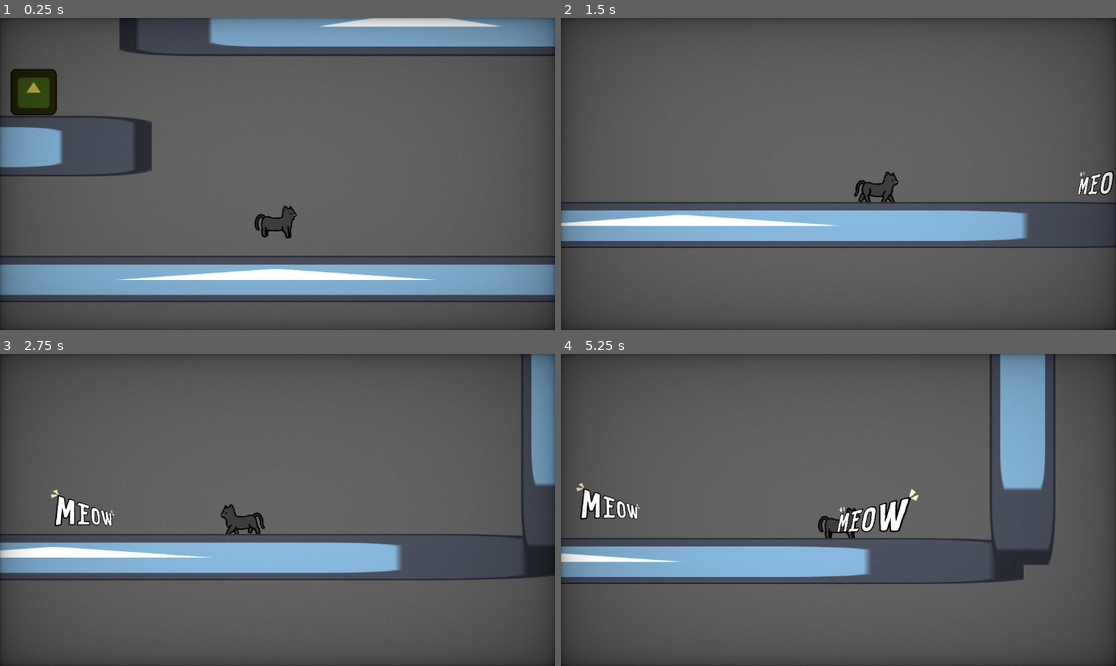
Above: before the commit, frames 1-4 (two rows, left to right).
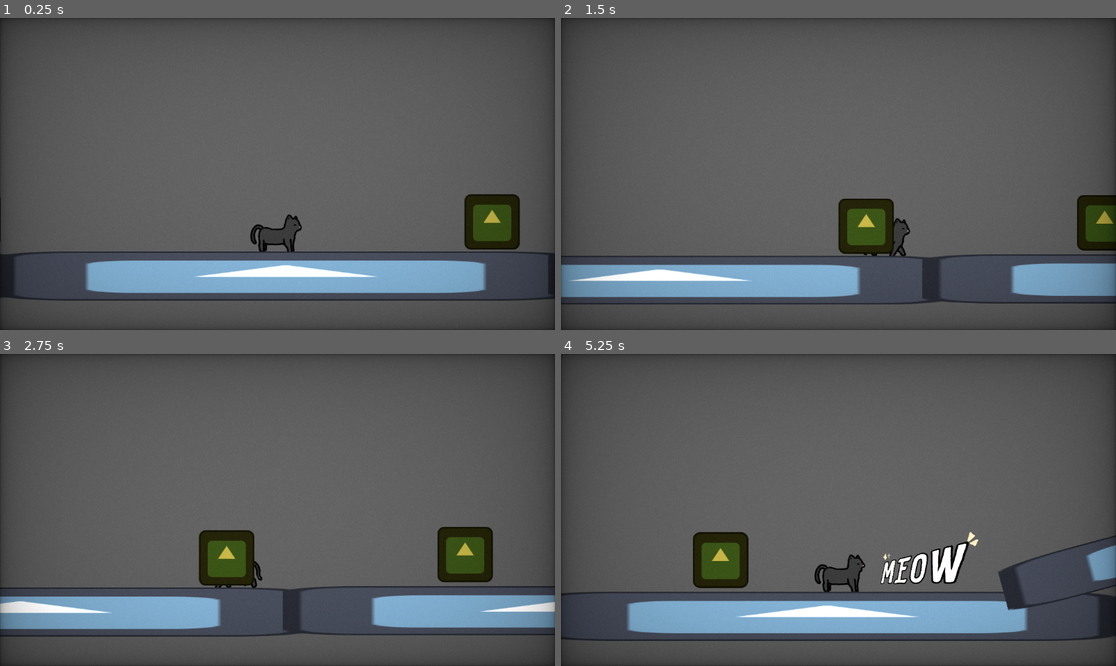
Above: after the commit, the same moments.

Repository: fuzzlea/5-Day-Game-Challenge
Game: Godot game, scene res://Scenes/Test/test.tscn
The game is run twice, just before and just after one commit, with the same random seed, the same clock (stepped at 60 frames per second) and the same inputs. The engine's default icon, where the game draws it, is replaced by a stand-in: a white triangle on a blue panel in a dark square.
Inputs:
- Up to frame 1 (0.25 s): no input
- Up to frame 2 (1.5 s): hold D (Player-MoveRight) from 0.53 s (still down); tap J (Player-Range) at 0.6 s; tap Space (Player-Jump) at 0.77 s; tap K (Player-Mele) at 1.35 s
- Up to frame 3 (2.75 s): tap Space (Player-Jump) at 1.52 s; tap J (Player-Range) at 1.55, 2.1 s; release D (Player-MoveRight) at 2.03 s; hold A (Player-MoveLeft) from 2.03 s (still down)
- Up to frame 4 (5.25 s): release A (Player-MoveLeft) at 2.78 s; hold D (Player-MoveRight) 2.78-4.28 s; tap H (Player-Roll) at 2.85 s; tap Space (Player-Jump) at 3.02, 3.77, 4.52 s; tap J (Player-Range) at 3.05, 3.6, 4.55, 5.1 s; hold A (Player-MoveLeft) 4.28-5.03 s; tap K (Player-Mele) at 4.35 s; hold D (Player-MoveRight) from 5.03 s (still down)

The runs differ from the first frame. In frame 1, 20% of the frame differs, in the area x 0-100%, y 0-92%; in frame 2, 21%; in frame 3, 23%; in frame 4, 25%.

Commit message:
Test Map Fix / Camera Fix

Diff:
--- a/Scenes/Player/Player.tscn
+++ b/Scenes/Player/Player.tscn
@@ -156,7 +156,8 @@
 shape = SubResource("CapsuleShape2D_qbkls")
 
 [node name="Camera2D" type="Camera2D" parent="."]
-zoom = Vector2(0.75, 0.75)
+offset = Vector2(0, -108.995)
+zoom = Vector2(0.9, 0.9)
 position_smoothing_enabled = true
 
 [node name="BodyComponent" parent="." instance=ExtResource("3_h54ih")]
--- a/Scenes/Test/test.tscn
+++ b/Scenes/Test/test.tscn
@@ -1,9 +1,8 @@
-[gd_scene load_steps=9 format=3 uid="uid://bqtnsa4wygpbc"]
+[gd_scene load_steps=8 format=3 uid="uid://bqtnsa4wygpbc"]
 
 [ext_resource type="PackedScene" uid="uid://b7f82nkhwhmd" path="res://Scenes/Player/Player.tscn" id="1_oy6ep"]
 [ext_resource type="Shader" uid="uid://cn73jod7uwjcp" path="res://Shaders/CRT.gdshader" id="1_vfjqq"]
 [ext_resource type="Texture2D" uid="uid://bts5m8t70a5ms" path="res://icon.svg" id="2_kr3tn"]
-[ext_resource type="PackedScene" uid="uid://dn1jos73cwcum" path="res://Scenes/Components/DamageComponent.tscn" id="3_v7cj3"]
 [ext_resource type="PackedScene" uid="uid://dt02lih072pg2" path="res://Scenes/Enemies/Dummy.tscn" id="4_83r8m"]
 
 [sub_resource type="ShaderMaterial" id="ShaderMaterial_vfjqq"]
@@ -31,10 +30,10 @@
 shader_parameter/vignette_opacity = 0.2
 
 [sub_resource type="RectangleShape2D" id="RectangleShape2D_v7cj3"]
-size = Vector2(127.723, 120)
+size = Vector2(124, 124)
 
 [sub_resource type="CircleShape2D" id="CircleShape2D_83r8m"]
-radius = 109.0
+radius = 75.0067
 
 [node name="Node2D" type="Node2D"]
 
@@ -53,65 +52,128 @@
 
 [node name="SillyTestMap" type="Node" parent="."]
 
-[node name="Sprite2D" type="StaticBody2D" parent="SillyTestMap"]
-position = Vector2(603.5, 594)
-scale = Vector2(21.6328, 1)
+[node name="StaticBody2D" type="StaticBody2D" parent="SillyTestMap"]
 
-[node name="Sprite2D" type="Sprite2D" parent="SillyTestMap/Sprite2D"]
+[node name="Sprite2D" type="Sprite2D" parent="SillyTestMap/StaticBody2D"]
+position = Vector2(627.015, 374.615)
+scale = Vector2(10.4221, 0.884615)
 texture = ExtResource("2_kr3tn")
 
-[node name="CollisionShape2D" type="CollisionShape2D" parent="SillyTestMap/Sprite2D"]
+[node name="CollisionShape2D" type="CollisionShape2D" parent="SillyTestMap/StaticBody2D"]
+position = Vector2(627.015, 374.615)
+scale = Vector2(10.4221, 0.884615)
 shape = SubResource("RectangleShape2D_v7cj3")
 
-[node name="Sprite2D2" type="StaticBody2D" parent="SillyTestMap"]
-position = Vector2(1985, -69)
-scale = Vector2(1.413, 10.52)
-
-[node name="Sprite2D" type="Sprite2D" parent="SillyTestMap/Sprite2D2"]
+[node name="Sprite2D2" type="Sprite2D" parent="SillyTestMap/StaticBody2D"]
+position = Vector2(1899.02, 371.615)
+scale = Vector2(10.4221, 0.884615)
 texture = ExtResource("2_kr3tn")
 
-[node name="CollisionShape2D" type="CollisionShape2D" parent="SillyTestMap/Sprite2D2"]
+[node name="CollisionShape2D2" type="CollisionShape2D" parent="SillyTestMap/StaticBody2D"]
+position = Vector2(1899.02, 371.615)
+scale = Vector2(10.4221, 0.884615)
 shape = SubResource("RectangleShape2D_v7cj3")
 
-[node name="Sprite2D3" type="StaticBody2D" parent="SillyTestMap"]
-position = Vector2(-545, 226)
-scale = Vector2(12.588, 1.315)
-
-[node name="Sprite2D" type="Sprite2D" parent="SillyTestMap/Sprite2D3"]
+[node name="Sprite2D4" type="Sprite2D" parent="SillyTestMap/StaticBody2D"]
+position = Vector2(2948.94, 140.322)
+rotation = -0.261799
+scale = Vector2(10.4221, 0.884615)
 texture = ExtResource("2_kr3tn")
 
-[node name="CollisionShape2D" type="CollisionShape2D" parent="SillyTestMap/Sprite2D3"]
+[node name="CollisionShape2D4" type="CollisionShape2D" parent="SillyTestMap/StaticBody2D"]
+position = Vector2(2948.94, 140.322)
+rotation = -0.261799
+scale = Vector2(10.4221, 0.884615)
 shape = SubResource("RectangleShape2D_v7cj3")
 
-[node name="Sprite2D4" type="StaticBody2D" parent="SillyTestMap"]
-position = Vector2(976, -108)
-scale = Vector2(12.588, 1.315)
-
-[node name="Sprite2D" type="Sprite2D" parent="SillyTestMap/Sprite2D4"]
+[node name="Sprite2D5" type="Sprite2D" parent="SillyTestMap/StaticBody2D"]
+position = Vector2(4136.96, -357.462)
+rotation = -0.523598
+scale = Vector2(10.4221, 0.884615)
 texture = ExtResource("2_kr3tn")
 
-[node name="CollisionShape2D" type="CollisionShape2D" parent="SillyTestMap/Sprite2D4"]
+[node name="CollisionShape2D5" type="CollisionShape2D" parent="SillyTestMap/StaticBody2D"]
+position = Vector2(4136.96, -357.462)
+rotation = -0.523598
+scale = Vector2(10.4221, 0.884615)
 shape = SubResource("RectangleShape2D_v7cj3")
 
-[node name="DamageComponent" parent="SillyTestMap" instance=ExtResource("3_v7cj3")]
-Damage = 20.0
+[node name="Sprite2D6" type="Sprite2D" parent="SillyTestMap/StaticBody2D"]
+position = Vector2(5143.68, -1139.32)
+rotation = -0.785397
+scale = Vector2(10.4221, 0.884615)
+texture = ExtResource("2_kr3tn")
 
-[node name="CollisionShape2D" type="CollisionShape2D" parent="SillyTestMap/DamageComponent"]
-position = Vector2(-318, 28)
-shape = SubResource("CircleShape2D_83r8m")
-debug_color = Color(0.978666, 0, 0.394343, 0.42)
+[node name="CollisionShape2D6" type="CollisionShape2D" parent="SillyTestMap/StaticBody2D"]
+position = Vector2(5143.68, -1139.32)
+rotation = -0.785397
+scale = Vector2(10.4221, 0.884615)
+shape = SubResource("RectangleShape2D_v7cj3")
 
-[node name="DamageComponent2" parent="SillyTestMap" instance=ExtResource("3_v7cj3")]
-position = Vector2(1917, -361)
-Damage = 5.0
+[node name="Sprite2D7" type="Sprite2D" parent="SillyTestMap/StaticBody2D"]
+position = Vector2(5924.54, -2156.04)
+rotation = -1.0472
+scale = Vector2(10.4221, 0.884615)
+texture = ExtResource("2_kr3tn")
 
-[node name="CollisionShape2D" type="CollisionShape2D" parent="SillyTestMap/DamageComponent2"]
-position = Vector2(-318, 28)
-shape = SubResource("CircleShape2D_83r8m")
-debug_color = Color(0.978666, 0, 0.394343, 0.42)
+[node name="CollisionShape2D7" type="CollisionShape2D" parent="SillyTestMap/StaticBody2D"]
+position = Vector2(5924.54, -2156.04)
+rotation = -1.0472
+scale = Vector2(10.4221, 0.884615)
+shape = SubResource("RectangleShape2D_v7cj3")
+
+[node name="Sprite2D8" type="Sprite2D" parent="SillyTestMap/StaticBody2D"]
+position = Vector2(6410.32, -3332.06)
+rotation = -1.309
+scale = Vector2(10.4221, 0.884615)
+texture = ExtResource("2_kr3tn")
+
+[node name="CollisionShape2D8" type="CollisionShape2D" parent="SillyTestMap/StaticBody2D"]
+position = Vector2(6410.32, -3332.06)
+rotation = -1.309
+scale = Vector2(10.4221, 0.884615)
+shape = SubResource("RectangleShape2D_v7cj3")
+
+[node name="Sprite2D9" type="Sprite2D" parent="SillyTestMap/StaticBody2D"]
+position = Vector2(6576.62, -4597.98)
+rotation = -1.57079
+scale = Vector2(10.4221, 0.884615)
+texture = ExtResource("2_kr3tn")
+
+[node name="CollisionShape2D9" type="CollisionShape2D" parent="SillyTestMap/StaticBody2D"]
+position = Vector2(6576.62, -4597.98)
+rotation = -1.57079
+scale = Vector2(10.4221, 0.884615)
+shape = SubResource("RectangleShape2D_v7cj3")
+
+[node name="Sprite2D3" type="Sprite2D" parent="SillyTestMap/StaticBody2D"]
+position = Vector2(-667.985, 374.615)
+scale = Vector2(10.4221, 0.884615)
+texture = ExtResource("2_kr3tn")
+
+[node name="CollisionShape2D3" type="CollisionShape2D" parent="SillyTestMap/StaticBody2D"]
+position = Vector2(-667.985, 374.615)
+scale = Vector2(10.4221, 0.884615)
+shape = SubResource("RectangleShape2D_v7cj3")
 
 [node name="Dummy" parent="SillyTestMap" instance=ExtResource("4_83r8m")]
-position = Vector2(512, -277)
+position = Vector2(-517, 250)
 
 [node name="Dummy2" parent="SillyTestMap" instance=ExtResource("4_83r8m")]
-position = Vector2(-67, 76)
+position = Vector2(-95, 245)
+
+[node name="Dummy3" parent="SillyTestMap" instance=ExtResource("4_83r8m")]
+position = Vector2(1103, 250)
+
+[node name="Dummy4" parent="SillyTestMap" instance=ExtResource("4_83r8m")]
+position = Vector2(1653, 242)
+
+[node name="StaticBody2D2" type="StaticBody2D" parent="SillyTestMap"]
+
+[node name="Sprite2D" type="Sprite2D" parent="SillyTestMap/StaticBody2D2"]
+position = Vector2(-847, 242)
+texture = ExtResource("2_kr3tn")
+
+[node name="CollisionShape2D" type="CollisionShape2D" parent="SillyTestMap/StaticBody2D2"]
+position = Vector2(-847, 242)
+shape = SubResource("CircleShape2D_83r8m")
--- a/Scripts/Player/Player.gd
+++ b/Scripts/Player/Player.gd
@@ -170,7 +170,7 @@
 
 	get_tree().current_scene.add_child(newBullet)
 
-	newBullet.create(self, self.position + Vector2(prevDir * 50.0, 0), prevDir)
+	newBullet.create(self, self.position + Vector2(prevDir * 150.0, 0), prevDir)
 
 	await get_tree().create_timer(ranged_cooldown_threshold).timeout
 
